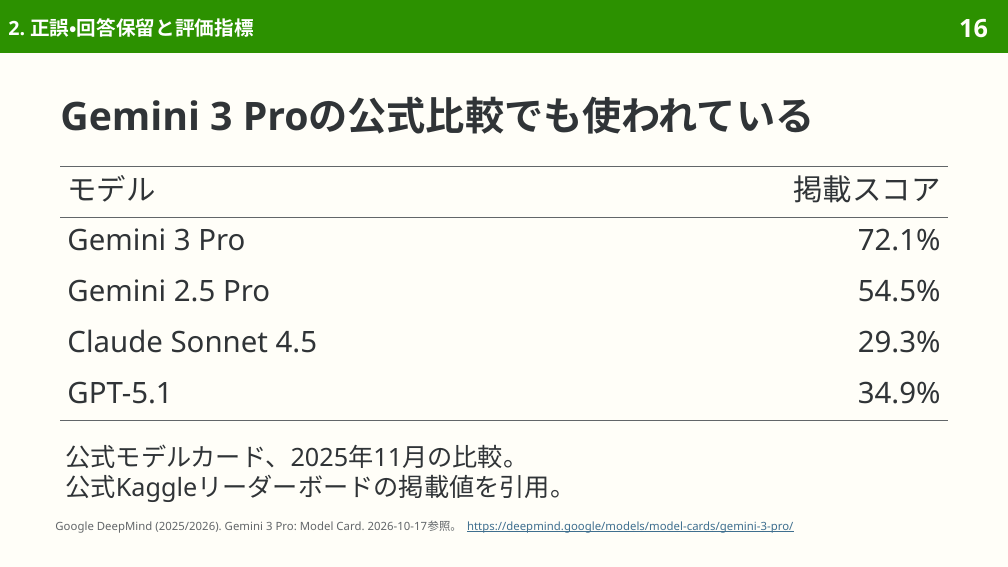
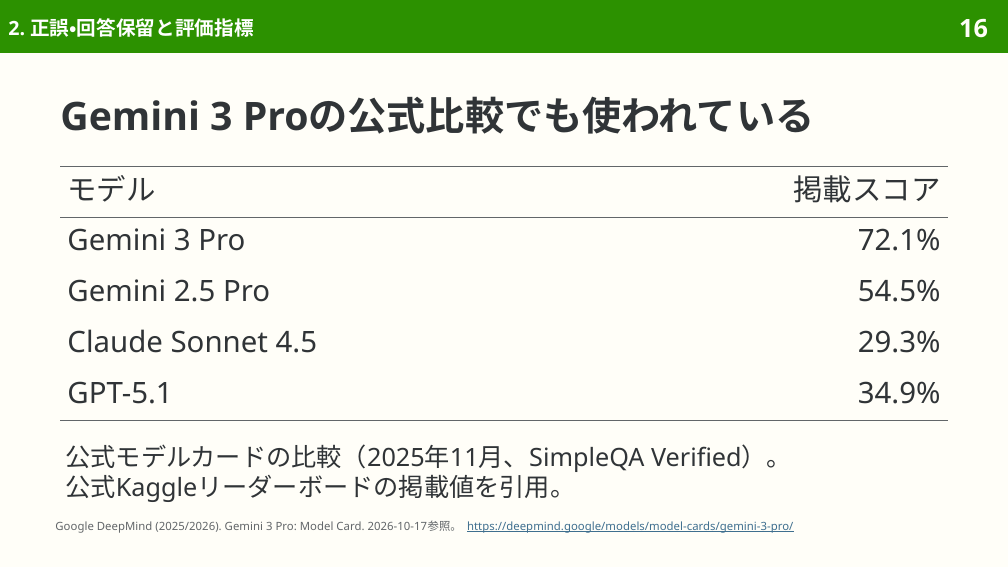
Before and after one commit to sasakiy84/datasets-in-10-minutes, a slide deck: slide 16 of slides/datasets-in-10-minutes-simpleqa-verified.pptx. Drawn at 1008x567 pixels with LibreOffice and Linux fonts; fonts in the diff are those of the drawing. Boxes give left, top, right and bottom in pixels: in the first picture for what was removed or moved away, otherwise in the second. Text is boxed around its words. In the diff, an @@ line names an element or a change of style, - is before the commit and + after.

Commit message:
Proofread simpleqa-verified slides page by page with Gemini

```diff
--- a/slides/datasets-in-10-minutes-simpleqa-verified.pptx
+++ b/slides/datasets-in-10-minutes-simpleqa-verified.pptx
@@ text at [65, 444, 792, 472]: text changed @@
-公式モデルカード、2025年11月の比較。
+公式モデルカードの比較（2025年11月、SimpleQA Verified）。
```
Also in this commit, not shown: 13 other slides changed, 7 other files.
